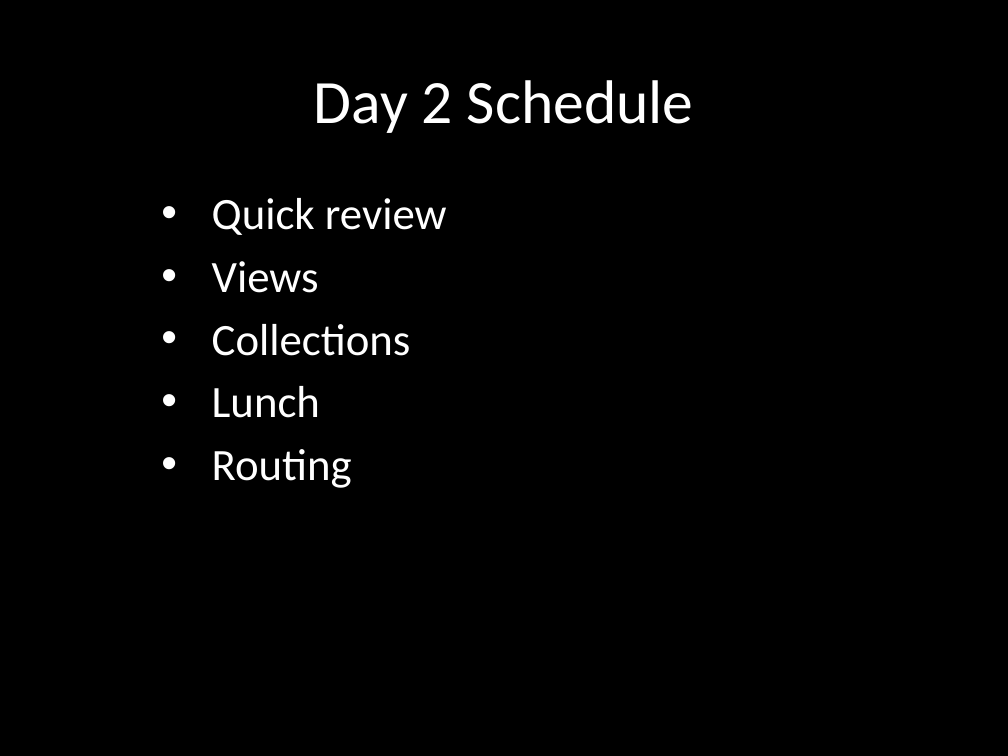
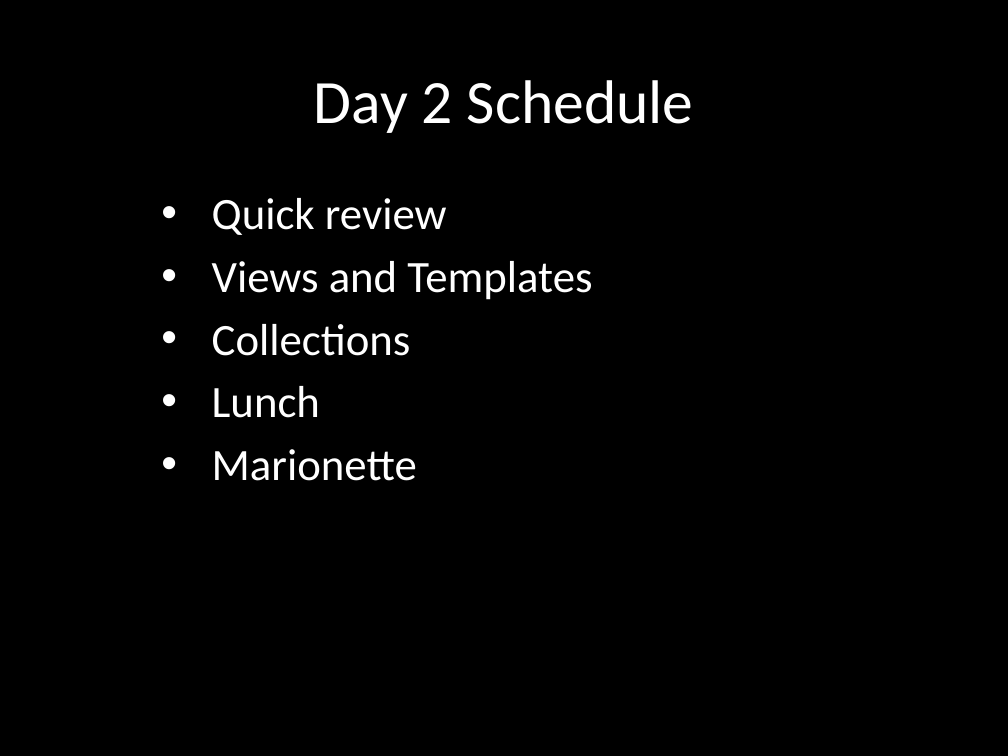
Before and after one commit to eliasjames/training-macys-20160929, a slide deck: slide 2 of slides/Backbone Slides Day 2.pptx. Drawn at 1008x756 pixels with LibreOffice and Linux fonts; fonts in the diff are those of the drawing. Boxes give left, top, right and bottom in pixels: in the first picture for what was removed or moved away, otherwise in the second. Text is boxed around its words. In the diff, an @@ line names an element or a change of style, - is before the commit and + after.

```diff
--- a/slides/Backbone Slides Day 2.pptx
+++ b/slides/Backbone Slides Day 2.pptx
@@ subtitle at (x1=212, y1=261, x2=592, y2=300): text changed @@
-• Views
+• Views and Templates
@@ subtitle at (x1=212, y1=449, x2=417, y2=481): text changed @@
-• Routing
+• Marionette
```
Also in this commit, not shown: 2 other slides changed, 4 slides added, 2 slides removed, 2 other files.
